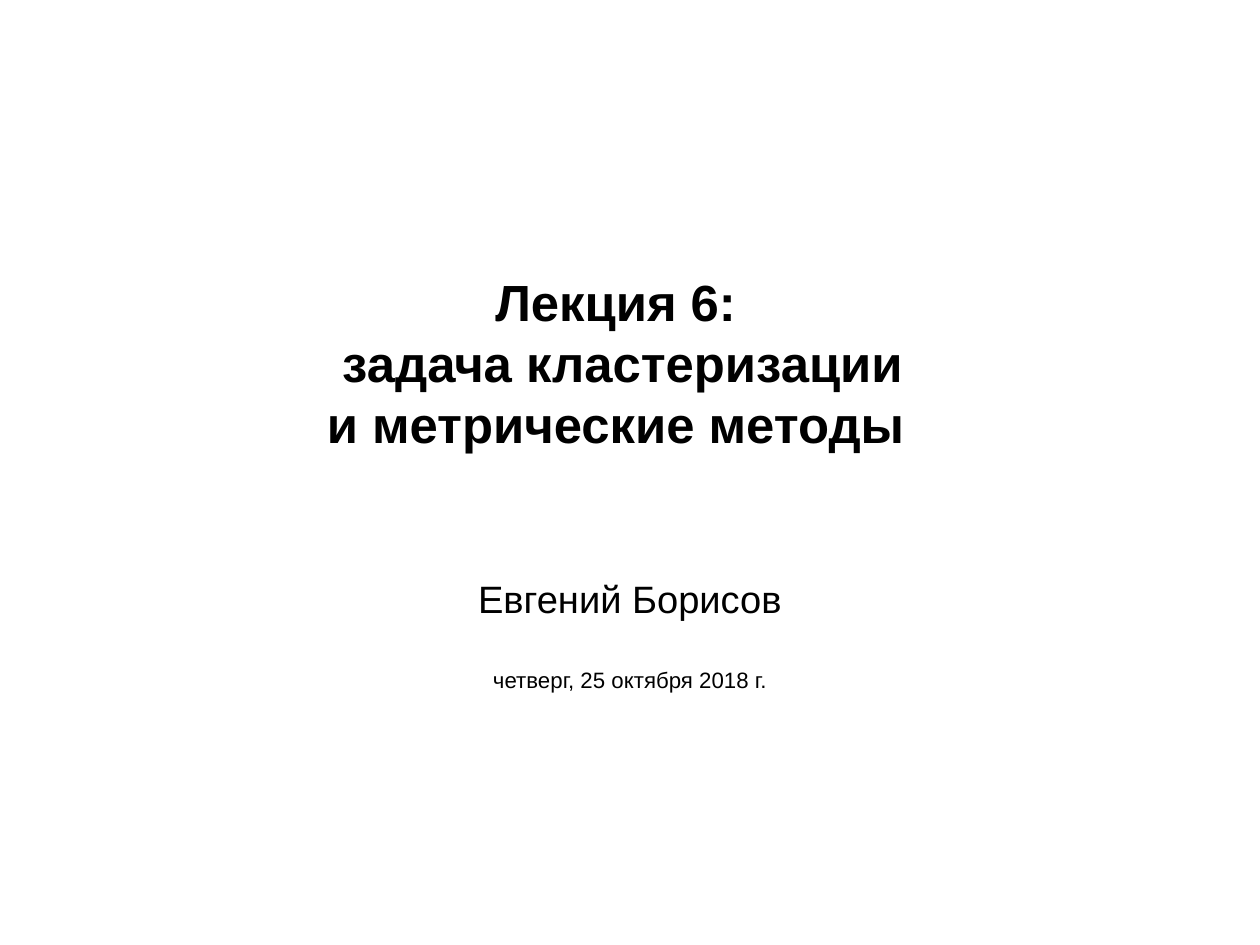
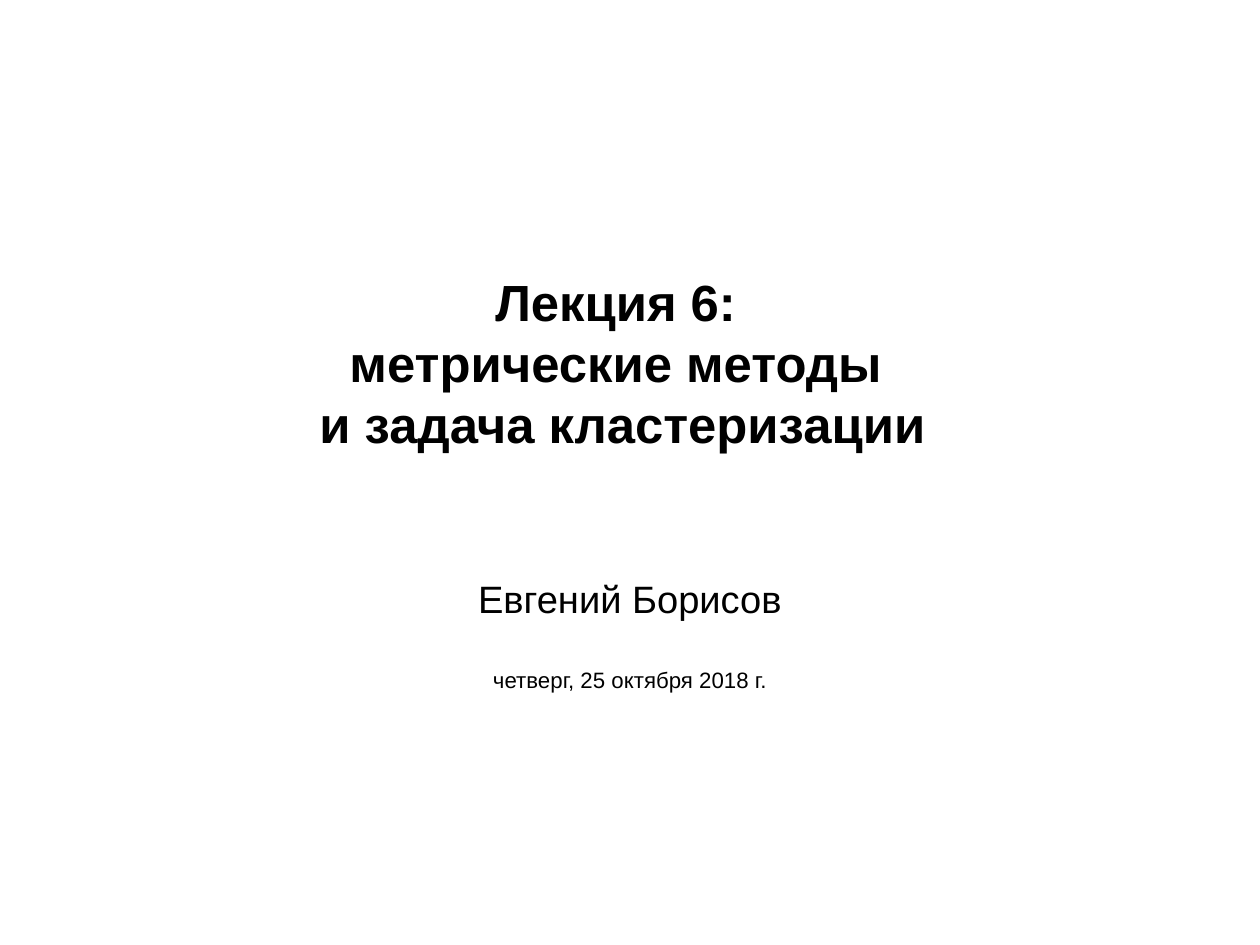
Before and after one commit to mechanoid5/ml_lectorium_legacy, a slide deck: slide 1 of 06-metric.odp. Drawn at 1260x945 pixels with LibreOffice and Linux fonts; fonts in the diff are those of the drawing; background and template pictures are left out. Boxes give left, top, right and bottom in pixels: in the first picture for what was removed or moved away, otherwise in the second. Text is boxed around its words. In the diff, an @@ line names an element or a change of style, - is before the commit and + after.

```diff
--- a/06-metric.odp
+++ b/06-metric.odp
@@ subtitle at (319, 354, 926, 453): text changed @@
-задача кластеризации
-и метрические методы
+метрические методы
+и задача кластеризации
```
Also in this commit, not shown: 1 other slide changed, 6 slides added, 4 other files.
